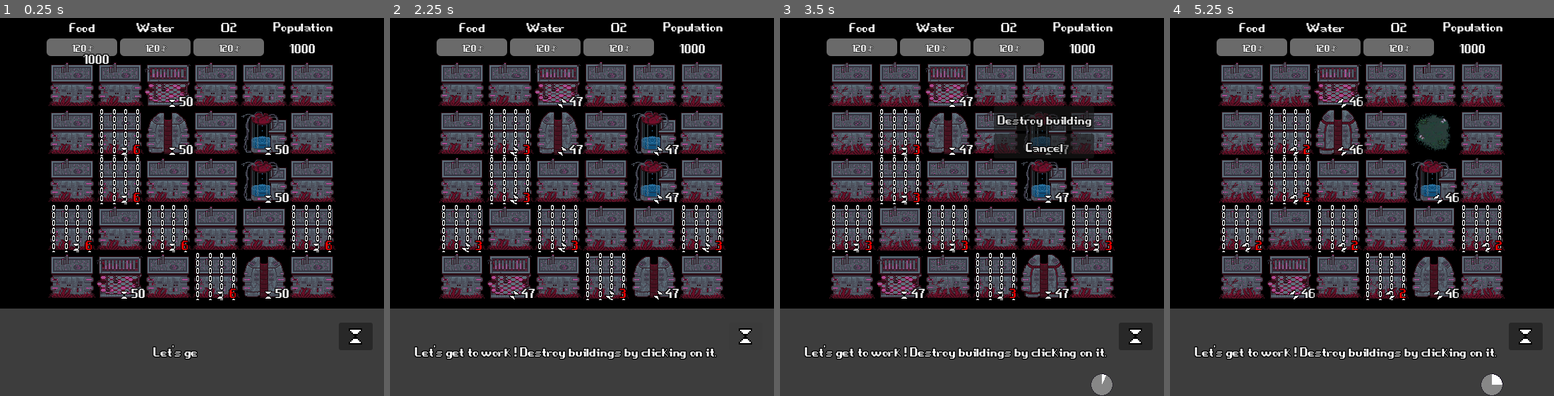
Above: before the commit, frames 1-4 (left to right).
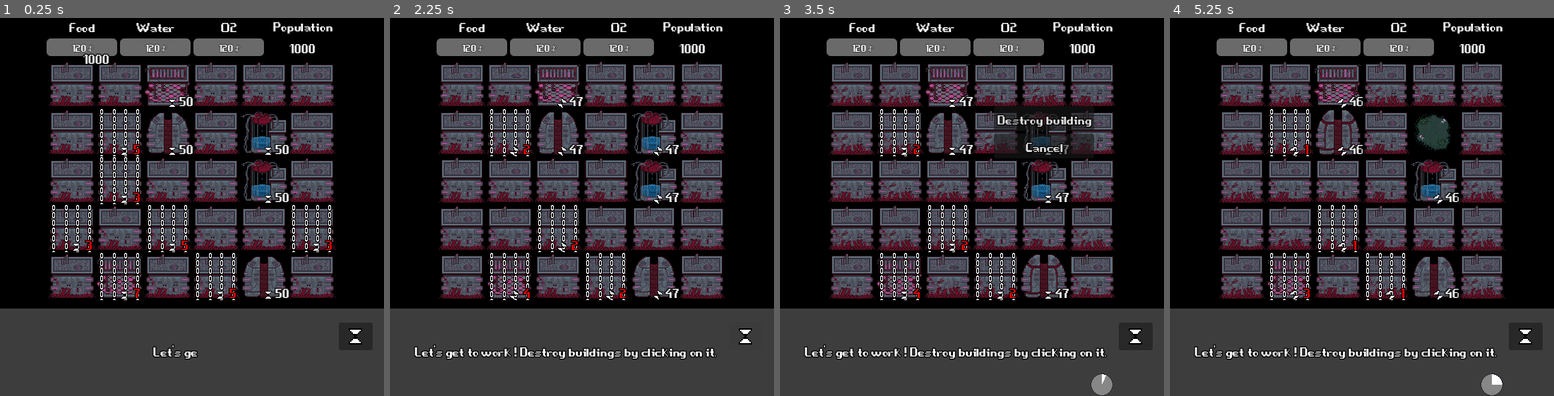
Above: after the commit, the same moments.

Repository: angeldustjdr/godot-wild-jam-2023
Game: Godot game, scene res://Main.tscn
Two runs of this game, one before a commit and one after it. Both use one fixed random seed, a clock stepped at 60 frames per second and the inputs below.
Inputs (mouse positions are in pixels of both pictures, inside the frame that each line leads up to):
- Up to frame 1 (0.25 s): no input
- Up to frame 2 (2.25 s): click (747, 335) at 0.5 s; click (747, 335) at 1.25 s; click (747, 335) at 2 s
- Up to frame 3 (3.5 s): tap Enter (ui_accept) at 2.75, 3.02 s; move the mouse to (1044, 131) at 2.77 s; click (1044, 131) at 2.92 s
- Up to frame 4 (5.25 s): click "Destroy building" at 3.5 s; move the mouse to (1434, 180) at 4.27 s; click (1434, 180) at 4.42 s; tap Enter (ui_accept) at 4.52 s; click "Destroy building" at 5 s

The runs differ from the first frame. In frame 1, 0.6% of the frame differs, in the area x 22-87%, y 33-75%; in frame 2, 2.0%; in frame 3, 2.0%; in frame 4, 2.1%, in the area x 13-87%, y 33-75%.

Commit message:
debug empty locked

Diff:
--- a/scene/Empty.tscn
+++ b/scene/Empty.tscn
@@ -18,7 +18,7 @@
 script = ExtResource("2_mvp6a")
 description = "An empty space."
 playIdle = false
-locakable = false
+lockable = false
 outcomeAllowed = false
 
 [node name="Sprite" parent="." index="0"]
--- a/scene/SuperFoodGenerator.tscn
+++ b/scene/SuperFoodGenerator.tscn
@@ -22,7 +22,6 @@
 "WATER": 0
 }
 hasHourglass = true
-locakable = false
 outcomeAllowed = false
 
 [node name="Sprite" parent="." index="0"]
--- a/scene/SuperO2Generator.tscn
+++ b/scene/SuperO2Generator.tscn
@@ -22,7 +22,6 @@
 "WATER": 0
 }
 hasHourglass = true
-locakable = false
 outcomeAllowed = false
 
 [node name="Sprite" parent="." index="0"]
--- a/scene/SuperWaterGenerator.tscn
+++ b/scene/SuperWaterGenerator.tscn
@@ -22,7 +22,6 @@
 "WATER": 6
 }
 hasHourglass = true
-locakable = false
 outcomeAllowed = false
 
 [node name="Sprite" parent="." index="0"]
--- a/script/Empty.gd
+++ b/script/Empty.gd
@@ -7,11 +7,5 @@
 				GameState.actionnable_off()
 				createBuildMenu(self)
 
-func _process(_delta):
-	if locked : locked=false
-
-func getLocked():
-	return ""
-
 func createBuildMenu(obj):
 	RadioDiffusion.createBuildMenuCall(obj)
--- a/script/GenericBuilding.gd
+++ b/script/GenericBuilding.gd
@@ -25,7 +25,7 @@
 @export var hasHourglass = false
 @export var hourglassTimer = 50
 @export var locked = false
-@export var locakable = true
+@export var lockable = true
 @export var swapable = true
 @export var outcomeAllowed = true
 @export var particuleAllowed = false
@@ -51,7 +51,7 @@
 
 func _ready():
 	var random = randf_range(0,100)
-	if random < 20 :
+	if random < 20 and lockable :
 		locked = true
 	if hasHourglass:
 		setHourglass()
@@ -201,16 +201,15 @@
 		$Hourglass.queue_free()
 
 func setLock():
-	if locakable:
+	if lockable:
 		unsetLock()
 		hasHourglass = true
-		hourglassTimer = 6
+		hourglassTimer = randi_range(3,7)
 		locked = true
 		$Chain.visible = true
 		setHourglass()
 
 func unsetLock():
-	if locakable:
 		hasHourglass = false
 		$Chain.visible = false
 		locked = false
--- a/script/Grid.gd
+++ b/script/Grid.gd
@@ -22,7 +22,7 @@
 				"SuperO2" : preload("res://scene/SuperO2Generator.tscn")}
 
 @export var requiredBuilding = {"SuperWater" : 2, "SuperFood" : 2, "SuperO2" : 2, "Heat" : 2, "Pollution" : 2, "Spore" : 2} # number of special buildings
-@export var possibleOutcomes = {"RAS" : 0, "LOCK" : 25, "SWAP" : 25, "TIMER" : 0} #probability of outcomes
+@export var possibleOutcomes = {"RAS" : 25, "LOCK" : 25, "SWAP" : 25, "TIMER" : 25} #probability of outcomes
 var emptyGrid = Array()
 
 signal gridUpdated(x,y)
@@ -161,17 +161,27 @@
 			outcome.append(o)
 	outcome.shuffle()
 	var ok = false
+	var nbAttempt = 0
+	var nbAttemptMax = 10
 	match outcome[0]:
 		"LOCK":
 			while not ok :
+				nbAttempt += 1
+				if nbAttempt==nbAttemptMax:
+					generateOutcome(destr_i,destr_j)
+					return
 				var i = getRandomI()
 				var j = getRandomJ()
-				if grid[i][j].hasHourglass == false:
+				if grid[i][j].hasHourglass == false and grid[i][j].lockable:
 					grid[i][j].setLock()
 					RadioDiffusion.nextDialogNeeded("lock")
 					ok=true
 		"SWAP":
 			while not ok:
+				nbAttempt += 1
+				if nbAttempt==nbAttemptMax:
+					generateOutcome(destr_i,destr_j)
+					return
 				var i = getRandomI()
 				var j = getRandomJ()
 				var k = getRandomI()
@@ -198,6 +208,10 @@
 						ok = true
 		"TIMER":
 			while not ok:
+				nbAttempt += 1
+				if nbAttempt==nbAttemptMax:
+					generateOutcome(destr_i,destr_j)
+					return
 				var i = getRandomI()
 				var j = getRandomJ()
 				if grid[i][j].hasHourglass:
